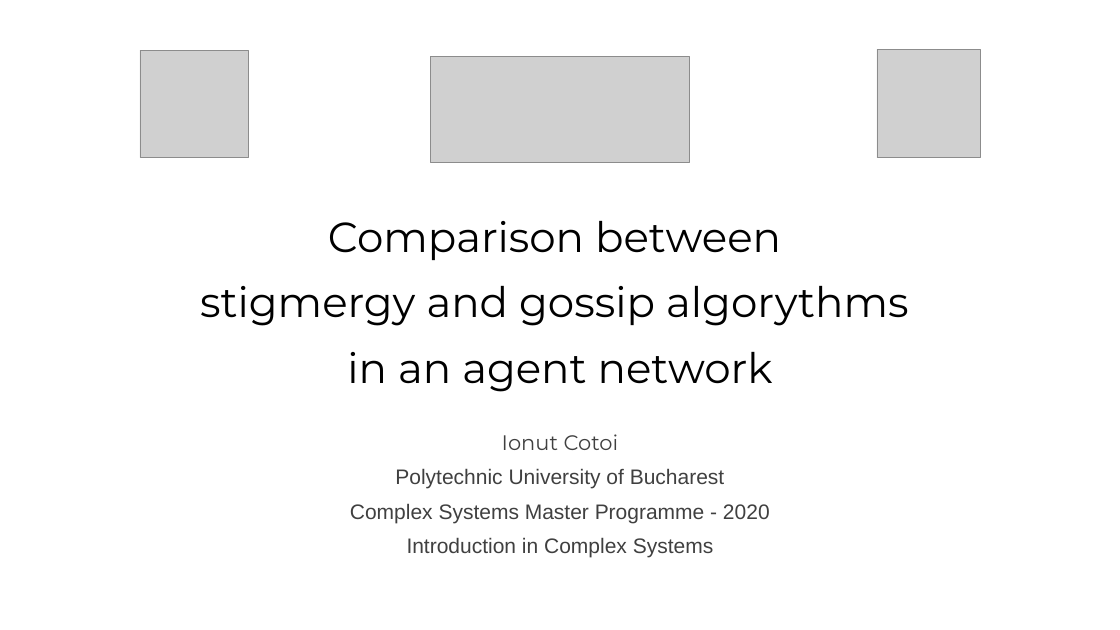
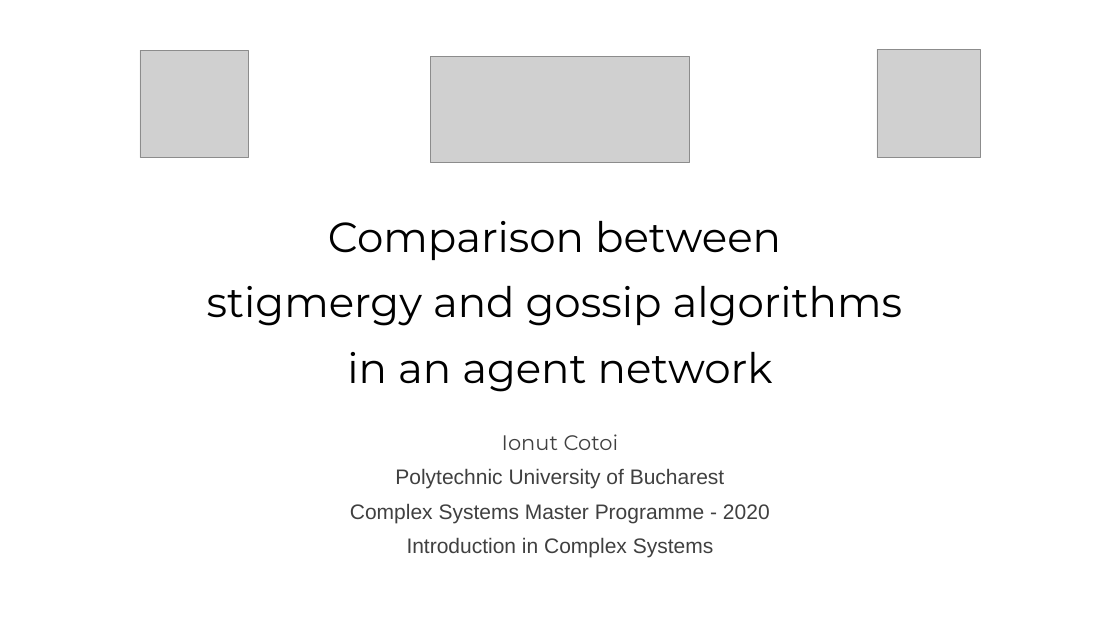
Before and after one commit to icotoi/cs-y1-isc1, a slide deck: slide 1 of slides/Comparison between stigmergy and gossip algorythm in an agent network.pptx. Drawn at 1120x630 pixels with LibreOffice and Linux fonts; fonts in the diff are those of the drawing; grey boxes stand for pictures. Boxes give left, top, right and bottom in pixels: in the first picture for what was removed or moved away, otherwise in the second. Text is boxed around its words. In the diff, an @@ line names an element or a change of style, - is before the commit and + after.

Commit message:
Update Comparison between stigmergy and gossip algorythm in an agent network.pptx
* Fix spelling errors
* Update references slide at the end

```diff
--- a/slides/Comparison between stigmergy and gossip algorythm in an agent network.pptx
+++ b/slides/Comparison between stigmergy and gossip algorythm in an agent network.pptx
@@ title at bbox=[207, 221, 903, 392]: text changed @@
-Comparison between
-stigmergy and gossip algorythms
-in an agent network
+Comparison between
+stigmergy and gossip algorithms
+in an agent network
```
Also in this commit, not shown: 8 other slides changed.
